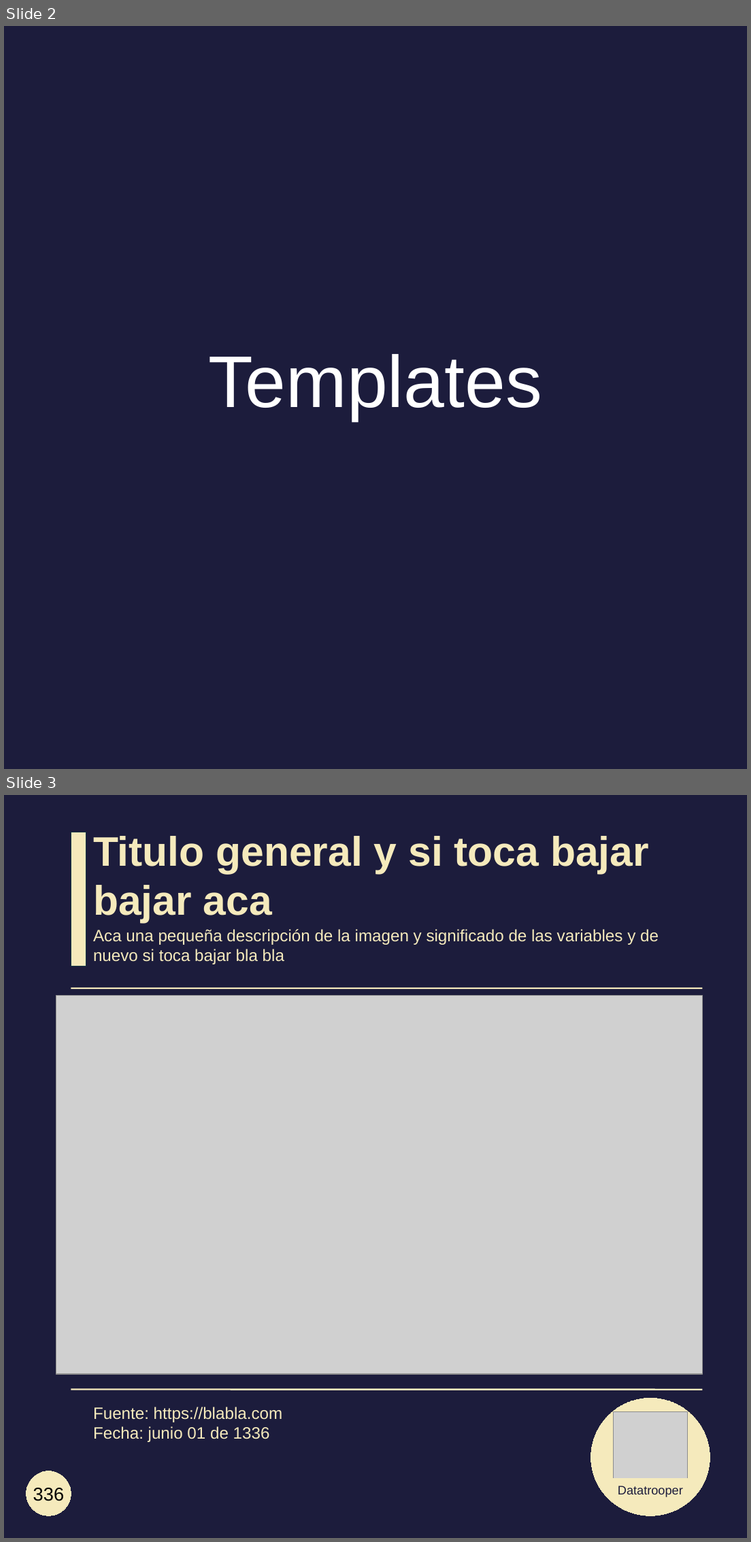
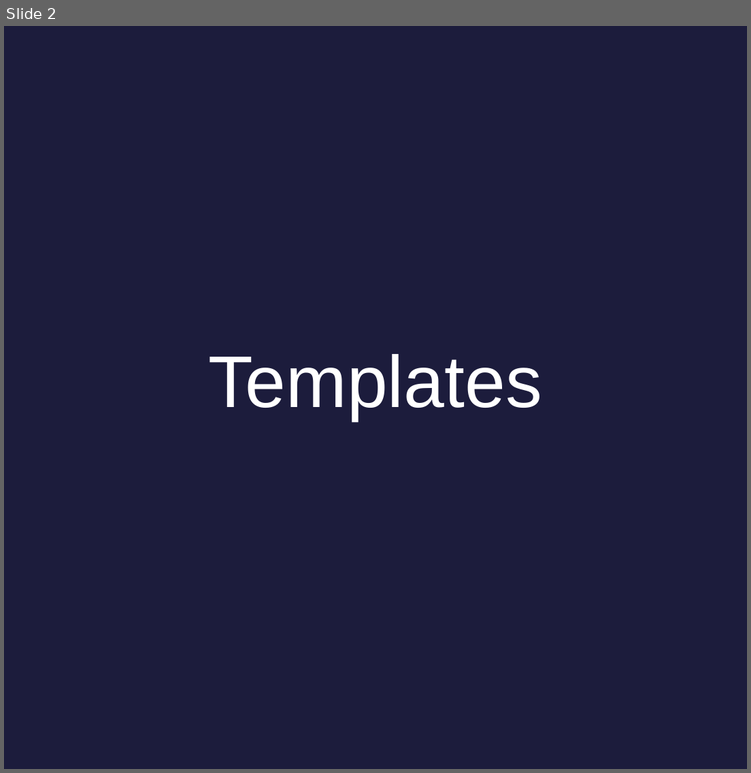
Before and after one commit to datatrooper/instatrooper, a slide deck: styles/instagram_templates.odp. Shown one above the other, each under a label of ours: slides 2 and 3 before the commit, slide 2 after it. The pictures are 751x1542 and 751x773 pixels, drawn with LibreOffice and Linux fonts; fonts in the diff are those of the drawing; grey boxes stand for pictures. Boxes give left, top, right and bottom in pixels: in the first picture for what was removed or moved away, otherwise in the second. Text is boxed around its words. In the diff, an @@ line names an element or a change of style, - is before the commit and + after.

```diff
--- a/styles/instagram_templates.odp
+++ b/styles/instagram_templates.odp
@@ slide 3 removed at (x1=4, y1=795, x2=747, y2=1538), background #1C1C3C @@
@@ rectangle removed at (x1=71, y1=832, x2=86, y2=966) @@
@@ title removed at (x1=93, y1=836, x2=649, y2=923) @@
-Titulo general y si toca bajar
-bajar aca
@@ title removed at (x1=93, y1=929, x2=658, y2=964) @@
-Aca una pequeña descripción de la imagen y significado de las variables y de nuevo si toca bajar bla bla
@@ picture removed at (x1=56, y1=996, x2=702, y2=1374) @@
@@ line removed from (71, 988) to (702, 988) @@
@@ line removed from (71, 1389) to (702, 1389) @@
@@ title removed at (x1=93, y1=1406, x2=283, y2=1442) @@
-Fuente: https://blabla.com
-Fecha: junio 01 de 1336
@@ ellipse removed at (x1=591, y1=1398, x2=709, y2=1515) @@
@@ picture removed at (x1=613, y1=1411, x2=687, y2=1486) @@
@@ ellipse removed at (x1=26, y1=1471, x2=71, y2=1515) @@
-336
@@ rectangle removed at (x1=613, y1=1478, x2=687, y2=1500) @@
-Datatrooper
```
Also in this commit, not shown: 1 slide added, 11 other files.
